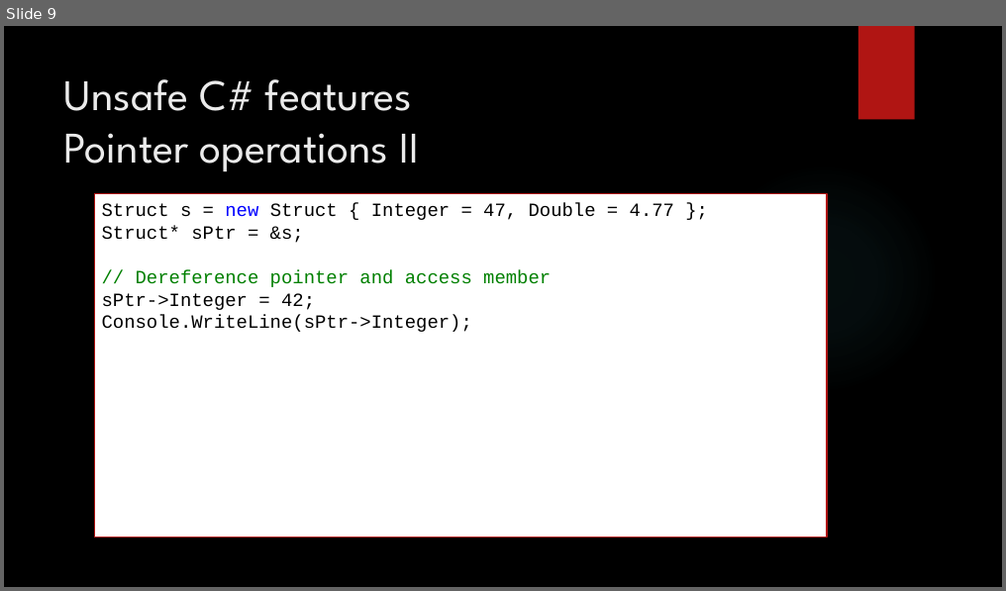
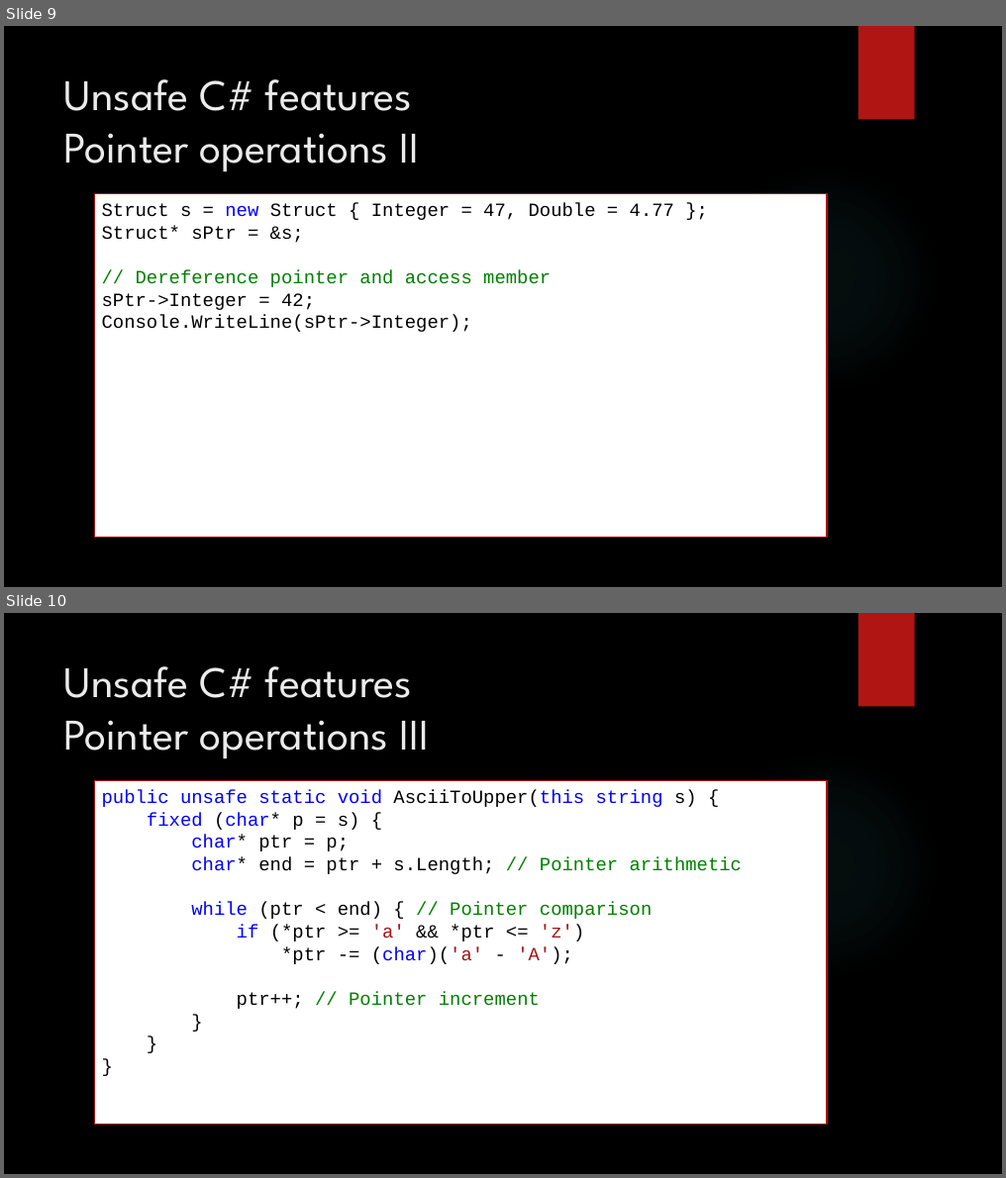
Before and after one commit to dennisdietrich/UnsafeCSharp, a slide deck: doc/Introduction to unsafe C#.pptx. Shown one above the other, each under a label of ours: slide 9 before the commit, slides 9 and 10 after it. The pictures are 1006x591 and 1006x1178 pixels, drawn with LibreOffice and Linux fonts; fonts in the diff are those of the drawing; background and template pictures are left out. Boxes give left, top, right and bottom in pixels: in the first picture for what was removed or moved away, otherwise in the second. Text is boxed around its words. In the diff, an @@ line names an element or a change of style, - is before the commit and + after.

Commit message:
Completed section on unsafe C# features

```diff
--- a/doc/Introduction to unsafe C#.pptx
+++ b/doc/Introduction to unsafe C#.pptx
@@ slide 10 added at bbox=[4, 613, 1002, 1174], background picture (left out); not listed: 2 template elements that a slide beside it also shows @@
@@ title added at bbox=[64, 666, 429, 759], 42 pt, text #EBEBEB @@
+Unsafe C# features
+Pointer operations III
@@ rectangle added at bbox=[94, 781, 827, 1125], fill #FFFFFF, outline #B01513 1.25 pt, 18 pt, text #000000 @@
+public unsafe static void AsciiToUpper(this string s) {
+fixed (char* p = s) {
+char* ptr = p;
+char* end = ptr + s.Length; // Pointer arithmetic
+while (ptr < end) { // Pointer comparison
+if (*ptr >= 'a' && *ptr <= 'z')
+*ptr -= (char)('a' - 'A');
+ptr++; // Pointer increment
+}
+}
+}
```
Also in this commit, not shown: 1 slide changed, 2 other slides added, 3 other files.
